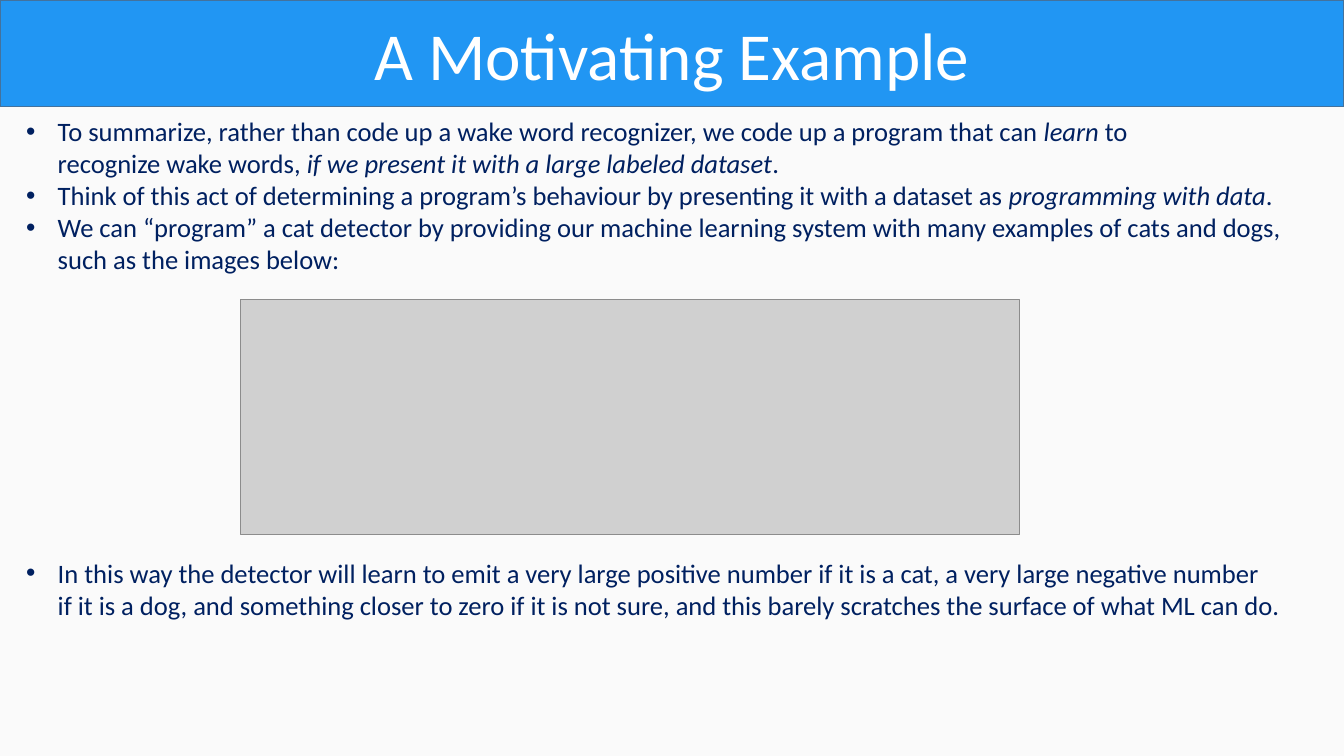
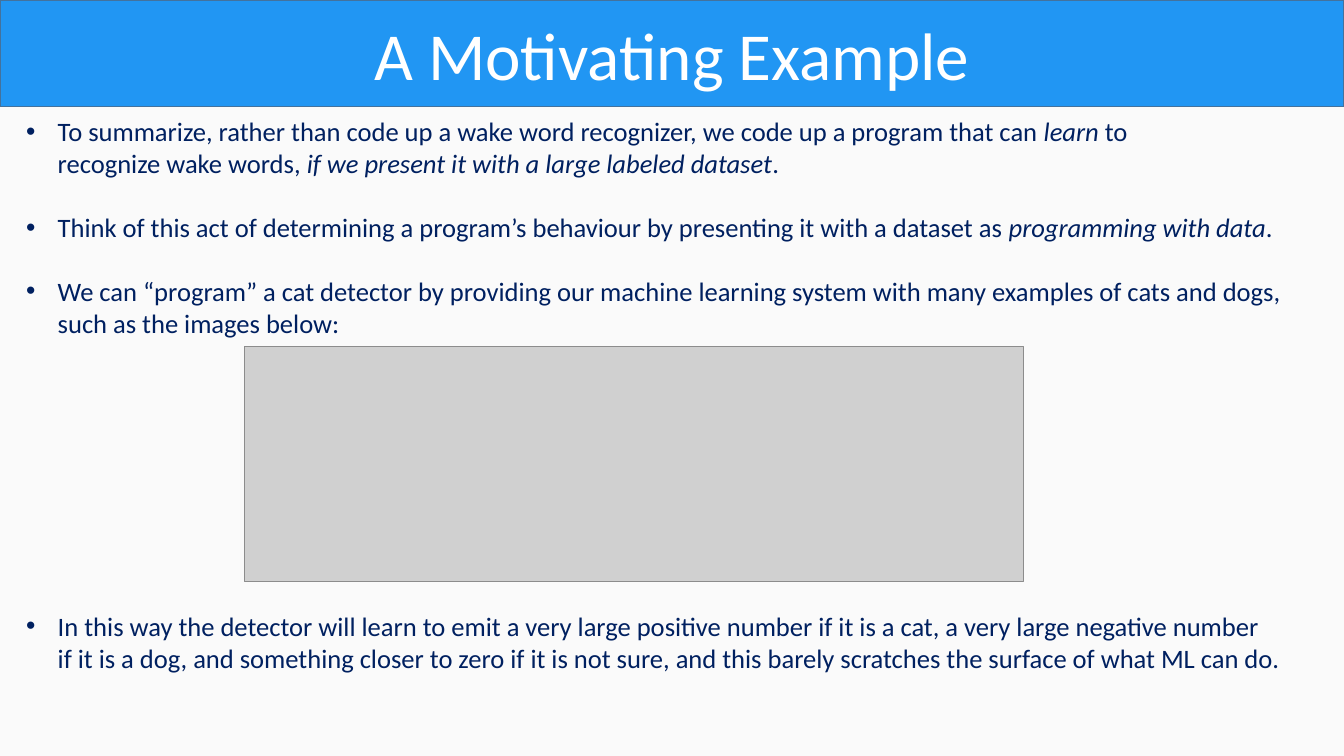
Before and after one commit to OmarAlmighty/D2L-Slides, a slide deck: slide 7 of D2L CH1.pptx. Drawn at 1344x756 pixels with LibreOffice and Linux fonts; fonts in the diff are those of the drawing; grey boxes stand for pictures. Boxes give left, top, right and bottom in pixels: in the first picture for what was removed or moved away, otherwise in the second. Text is boxed around its words. In the diff, an @@ line names an element or a change of style, - is before the commit and + after.

```diff
--- a/D2L CH1.pptx
+++ b/D2L CH1.pptx
@@ text "To summarize, rather than code ..." rewrapped from <box>58,122,1280,274</box> to <box>58,122,1280,338</box> @@
@@ picture: place and size @@
-picture at <box>240,299,1019,535</box>
+picture at <box>244,346,1023,582</box>
@@ text "In this way the detector ...": place and size @@
-text "In this way the detector ..." at <box>58,564,1279,620</box>
+text "In this way the detector ..." at <box>58,617,1279,673</box>
```
Also in this commit, not shown: 34 other slides changed, 5 other files.
